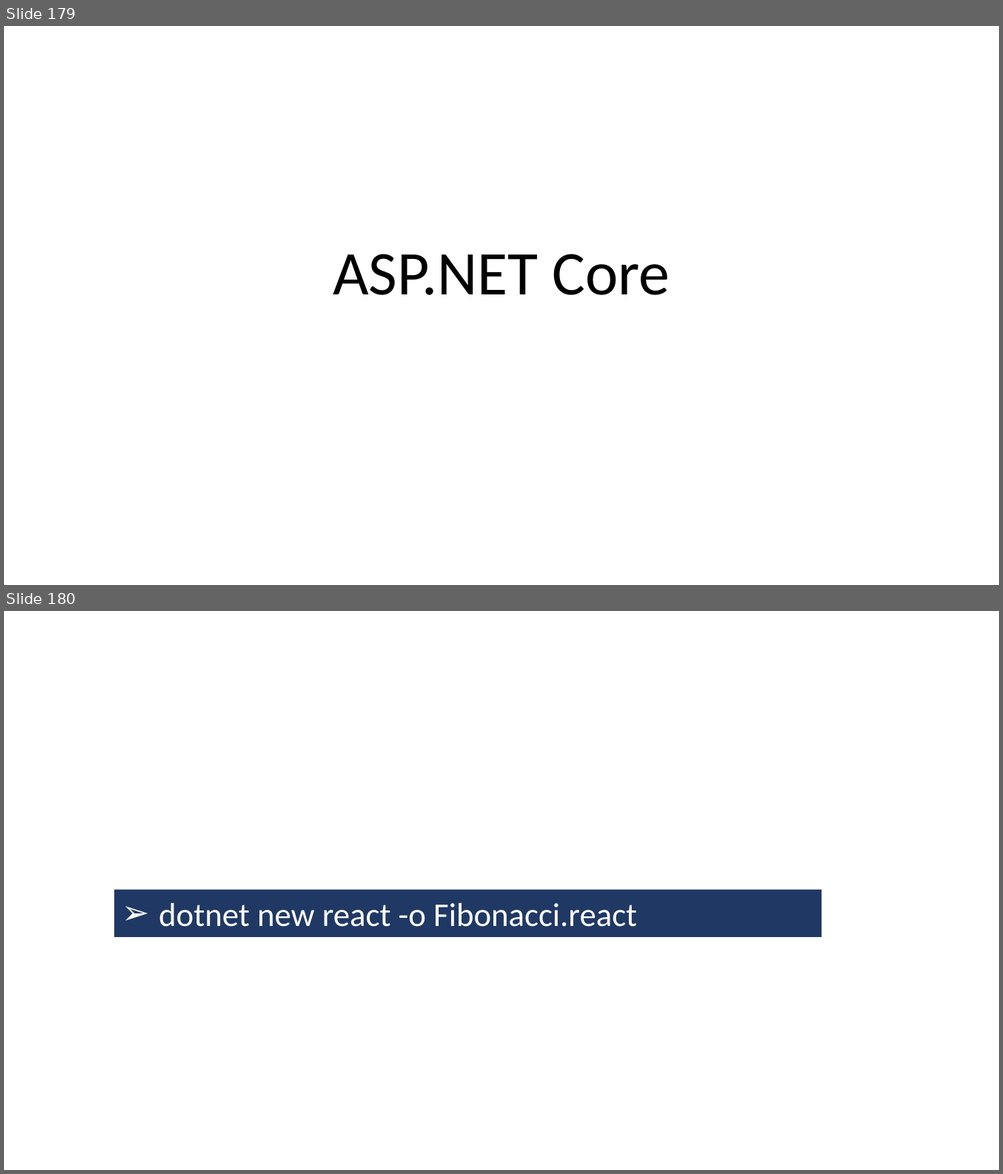
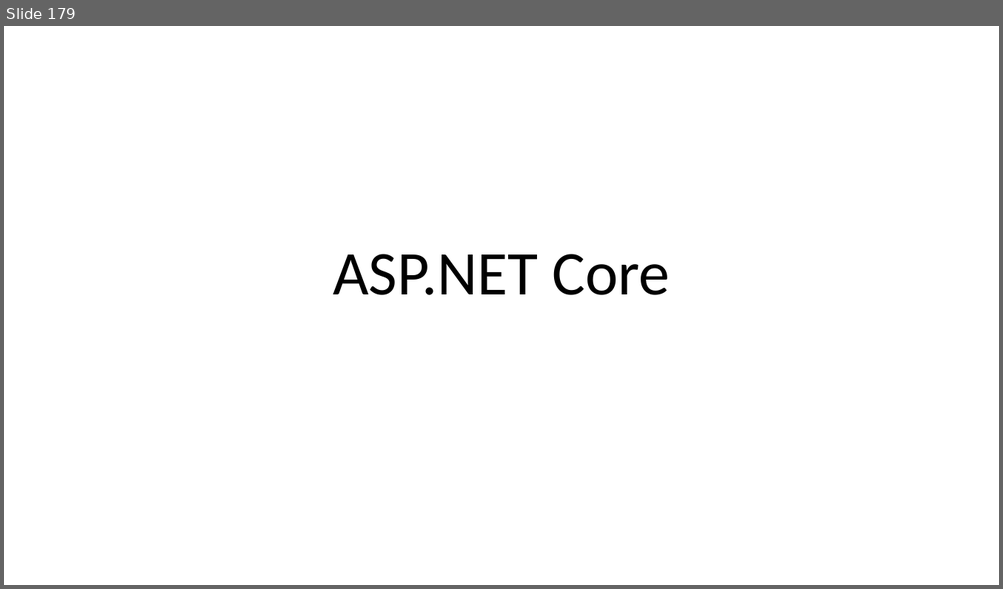
Before and after one commit to guillaume-chervet/course.dotnet, a slide deck: documentations/dotnet.pptx. Shown one above the other, each under a label of ours: slides 179 and 180 before the commit, slide 179 after it. The pictures are 1003x1174 and 1003x589 pixels, drawn with LibreOffice and Linux fonts; fonts in the diff are those of the drawing. Boxes give left, top, right and bottom in pixels: in the first picture for what was removed or moved away, otherwise in the second. Text is boxed around its words. In the diff, an @@ line names an element or a change of style, - is before the commit and + after.

```diff
--- a/documentations/dotnet.pptx
+++ b/documentations/dotnet.pptx
@@ slide 180 removed at (4,611,999,1170), background #FFFFFF @@
@@ rectangle removed at (114,890,822,938) @@
-➢ dotnet new react -o Fibonacci.react
```
Also in this commit, not shown: 3 slides added.
